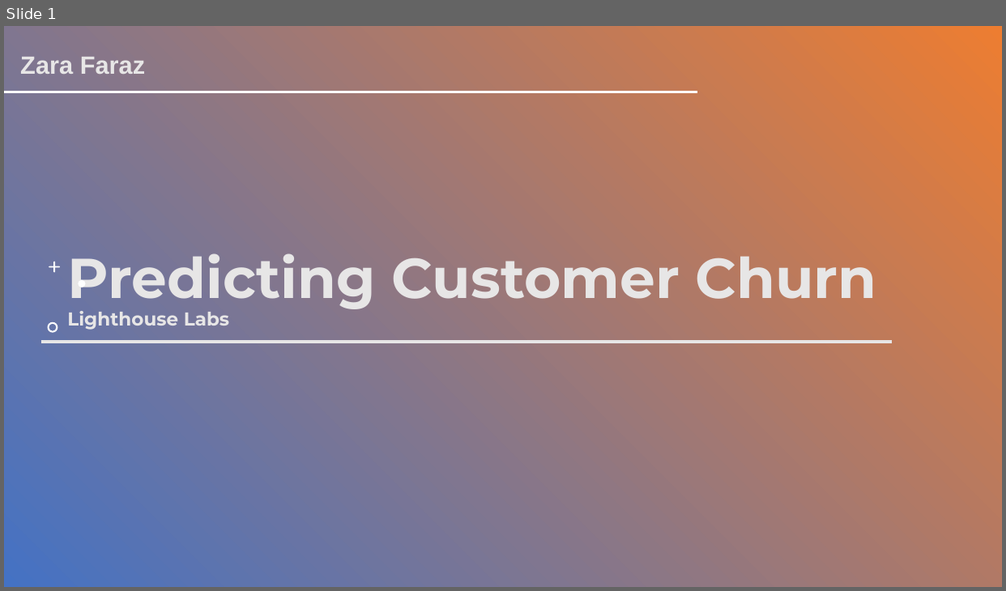
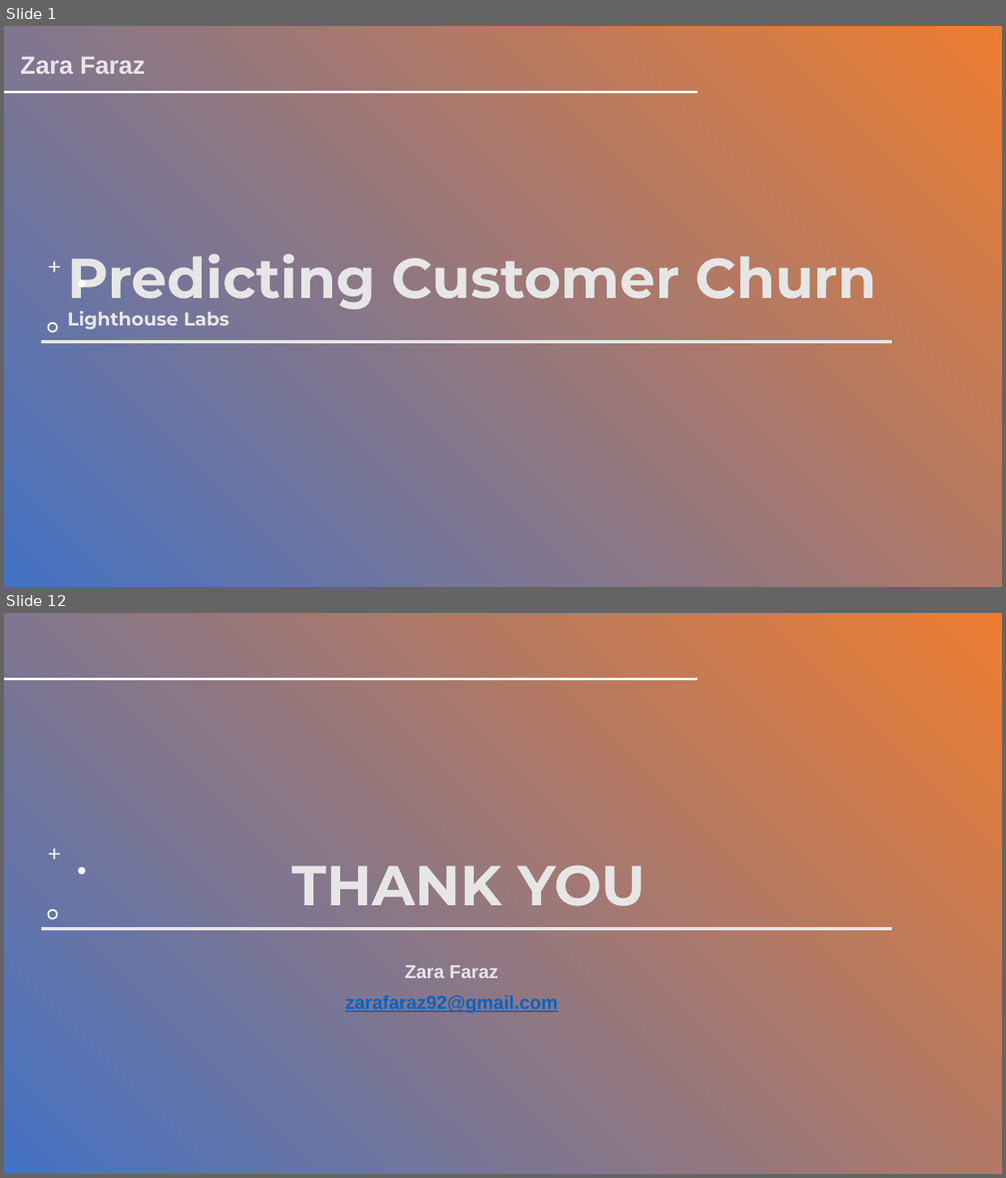
Before and after one commit to Zara1992/Predicting-Customer-Churn, a slide deck: Customer Churn Prediction.pptx. Shown one above the other, each under a label of ours: slide 1 before the commit, slides 1 and 12 after it; the slides between them are not shown. The pictures are 1006x591 and 1006x1178 pixels, drawn with LibreOffice and Linux fonts; fonts in the diff are those of the drawing; background and template pictures are left out; a plain dark background stands for a picture behind light text. Boxes give left, top, right and bottom in pixels: in the first picture for what was removed or moved away, otherwise in the second. Text is boxed around its words. In the diff, an @@ line names an element or a change of style, - is before the commit and + after.

```diff
--- a/Customer Churn Prediction.pptx
+++ b/Customer Churn Prediction.pptx
@@ slide 12 added at (4,613,1002,1174), background picture (left out) @@
@@ rectangle added at (4,613,1002,1174), fill gradient #4472C4 to #ED7D31 @@
@@ line added from (5, 679) to (697, 679), #FFFFFF 2 pt @@
@@ freeform shape added at (49,848,60,859), fill #FFFFFF @@
@@ freeform shape added at (78,867,86,875), fill #FFFFFF @@
@@ title added at (292,866,646,906), 54 pt, text #E7E6E6, bold @@
+THANK YOU
@@ freeform shape added at (48,909,58,920), fill #FFFFFF @@
@@ line added from (41, 929) to (893, 929), #E7E6E6 3 pt @@
@@ subtitle added at (345,965,557,1013), 18 pt, text #0563C1, bold, underline @@
+Zara Faraz
+zarafaraz92@gmail.com
```
Also in this commit, not shown: 7 slides changed, 3 other slides added, 3 slides removed, 4 other files.
